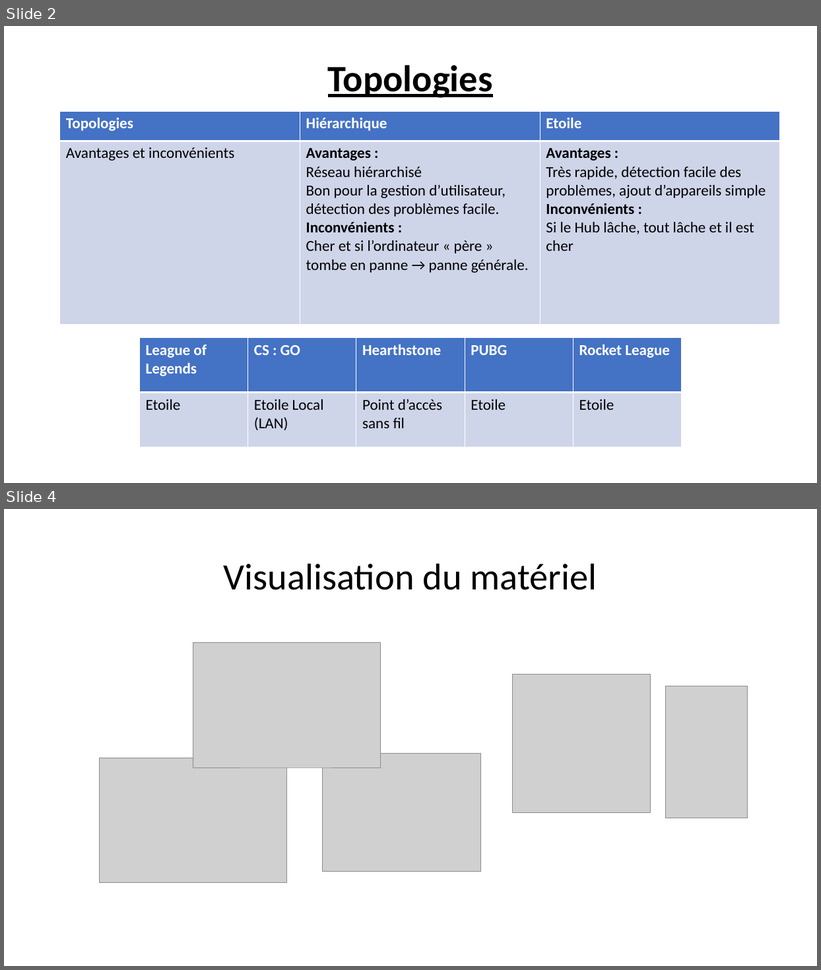
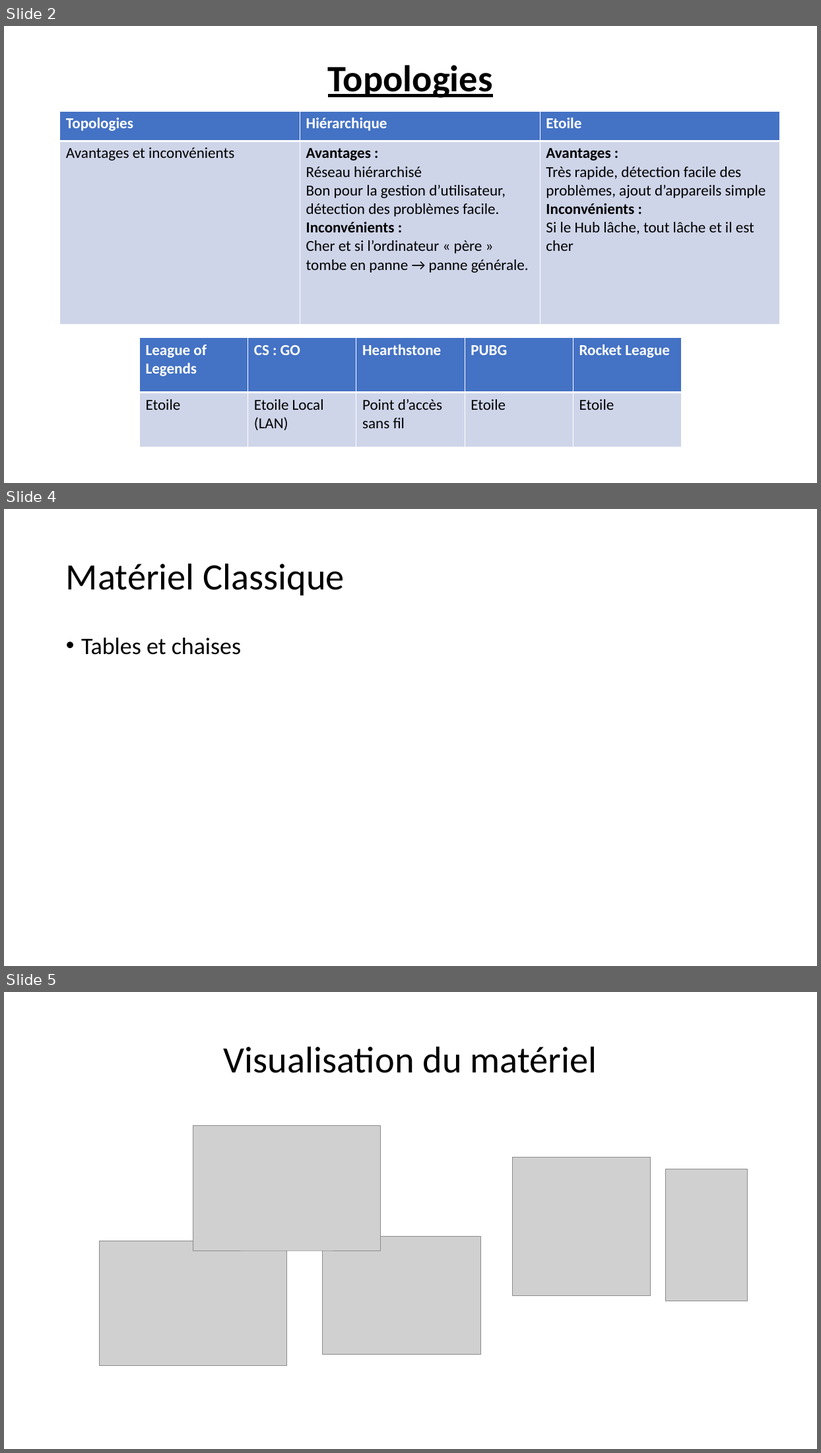
Before and after one commit to Exia-Jellyfish/UE-2-Ces-Esport-GRP1, a slide deck: Projet_Réseau/Projet 2.pptx. Shown one above the other, each under a label of ours: slides 2 and 4 before the commit, slides 2, 4 and 5 after it; the slides between them are not shown. The pictures are 821x970 and 821x1453 pixels, drawn with LibreOffice and Linux fonts; fonts in the diff are those of the drawing; grey boxes stand for pictures. Boxes give left, top, right and bottom in pixels: in the first picture for what was removed or moved away, otherwise in the second. Text is boxed around its words. In the diff, an @@ line names an element or a change of style, - is before the commit and + after.

```diff
--- a/Projet_Réseau/Projet 2.pptx
+++ b/Projet_Réseau/Projet 2.pptx
@@ slide 4 added at bbox=[4, 509, 817, 966], background #FFFFFF @@
@@ title added at bbox=[66, 563, 344, 595], 44 pt, text #000000 @@
+Matériel Classique
@@ text added at bbox=[81, 638, 241, 655], 28 pt, text #000000 @@
+• Tables et chaises
@@ what was slide 4 is now slide 5 @@
```
Also in this commit, not shown: 2 slides changed, 1 other file.
